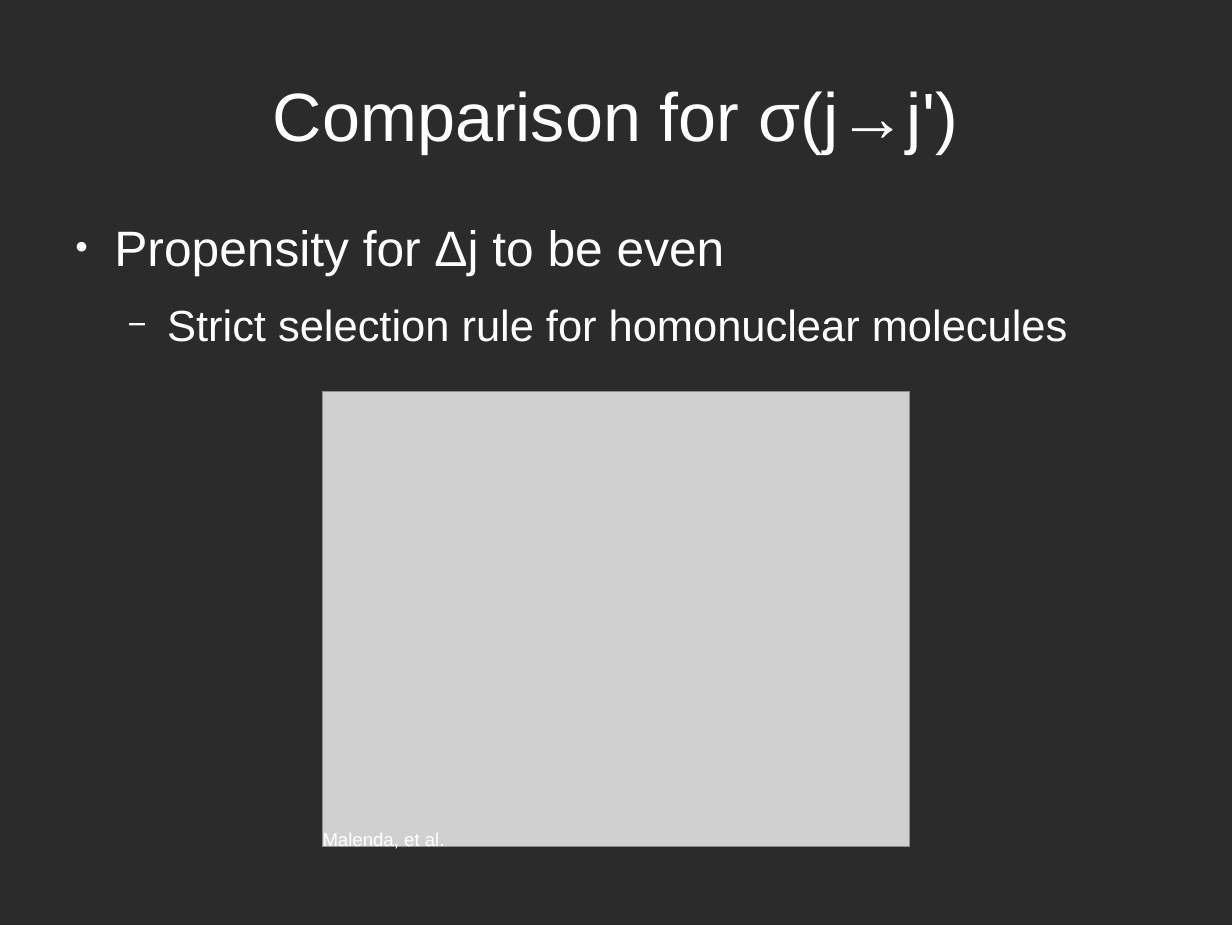
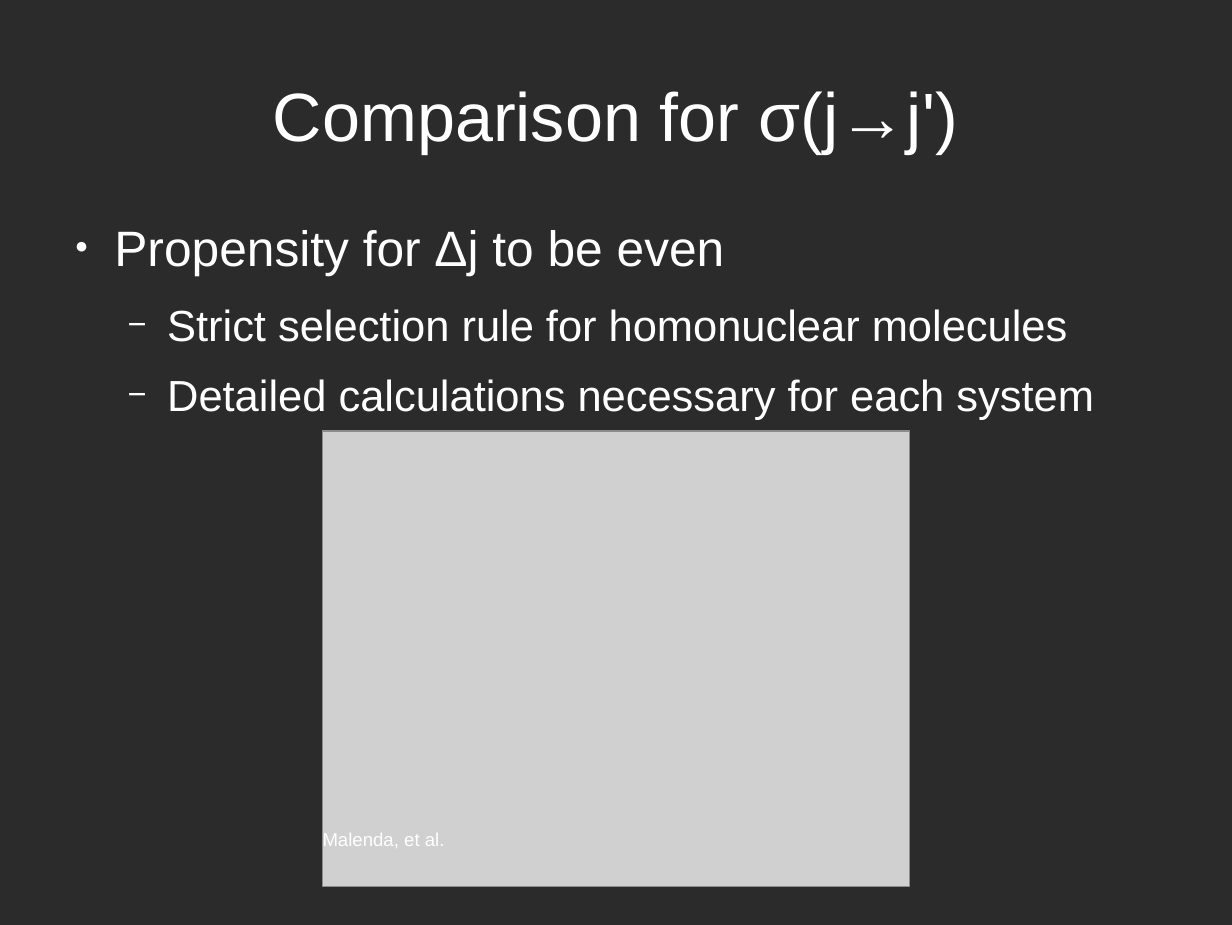
Before and after one commit to atowneND/HeNaK_Collisions, a slide deck: slide 9 of Presentation.odp (slide 8 before the commit). Drawn at 1232x925 pixels with LibreOffice and Linux fonts; fonts in the diff are those of the drawing; grey boxes stand for pictures; background and template pictures are left out; a plain dark background stands for a picture behind light text. Boxes give left, top, right and bottom in pixels: in the first picture for what was removed or moved away, otherwise in the second. Text is boxed around its words. In the diff, an @@ line names an element or a change of style, - is before the commit and + after.

```diff
--- a/Presentation.odp
+++ b/Presentation.odp
@@ text at <box>167,379,1094,420</box>: paragraph added @@
+  − Detailed calculations necessary for each system
@@ picture: place and size @@
-picture at <box>322,391,910,846</box>
+picture at <box>322,430,910,885</box>
```
Also in this commit, not shown: 6 other slides changed, 2 slides added, 2 slides removed, 4 other files.
